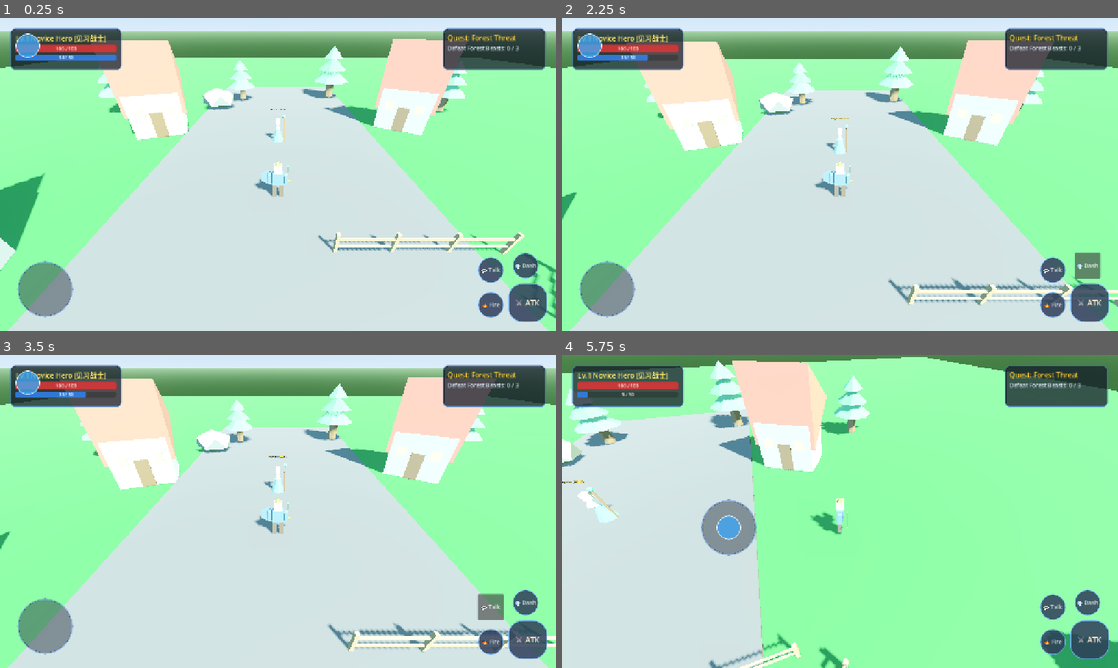
Above: before the commit, frames 1-4 (two rows, left to right).
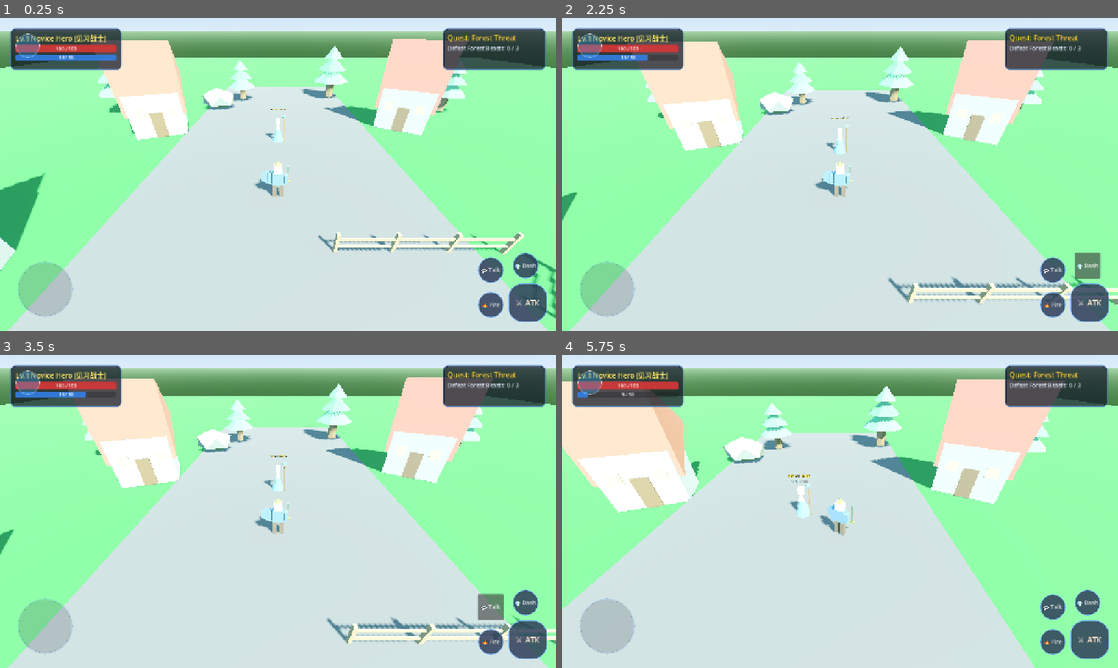
Above: after the commit, the same moments.

Repository: guns96x/anrufen-online-3d
Game: Godot game, scene res://client/scenes/world/guanlin_town.tscn
The game is run twice, just before and just after one commit, with the same random seed, the same clock (stepped at 60 frames per second) and the same inputs.
Inputs (mouse positions are in pixels of both pictures, inside the frame that each line leads up to):
- Up to frame 1 (0.25 s): no input
- Up to frame 2 (2.25 s): click "⚔ ATK" at 0.5 s; click "🔥 Fire" at 1.25 s; click "💨 Dash" at 2 s
- Up to frame 3 (3.5 s): click "💬 Talk" at 2.75 s
- Up to frame 4 (5.75 s): tap Enter at 3.5 s; move the mouse to (962, 495) at 3.52 s; hold Right (ui_right) 3.53-4.25 s; tap 1 at 3.6, 5.3 s; click (962, 495) at 3.67 s; tap Space at 3.77, 4.07, 5.1 s; tap Shift at 3.8 s; drag from (728, 527) to (812, 574) at 4.27 s; move the mouse to (895, 442) at 5.02 s; hold Right (ui_right) from 5.03 s (still down); click (895, 442) at 5.17 s

The runs differ from the first frame. In frame 1, 1.6% of the frame differs, in the area x 2-50%, y 4-96%; in frame 2, 3.4%; in frame 3, 4.9%; in frame 4, 63%, in the area x 0-100%, y 0-100%.

Commit message:
feat(android): build and sign Android APK (28.5 MB) with mobile touch controls

Diff:
--- a/client/scenes/entities/player.gd
+++ b/client/scenes/entities/player.gd
@@ -4,7 +4,7 @@
 const CombatFormulas = preload("res://shared/combat/combat_formulas.gd")
 
 @export var move_speed: float = 6.0
-@export var rotation_speed: float = 12.0
+@export var rotation_speed: float = 14.0
 @export var is_local_player: bool = true
 
 @onready var visual_root: Node3D = $Visual
@@ -38,41 +38,70 @@
 var cam_rot_v: float = -35.0 # Isometric tilt
 var cam_dist: float = 9.0
 
-# Network peer id
-var peer_id: int = 1
+# Mobile Touch Tracking
+var touches: Dictionary = {}
+var pinch_start_dist: float = 0.0
+var pinch_start_cam_dist: float = 9.0
 
 func _ready() -> void:
 	if is_local_player:
 		camera.make_current()
+		_update_camera_orbit()
 	else:
-		# Remote puppet player
 		spring_arm.queue_free()
 
 func _input(event: InputEvent) -> void:
 	if not is_local_player:
 		return
-	# Touch screen drag in right half of screen rotates camera
-	if event is InputEventScreenDrag:
-		var vp_size = get_viewport().get_visible_rect().size
-		if event.position.x > vp_size.x * 0.4:
-			cam_rot_h -= event.relative.x * 0.3
-			cam_rot_v = clampf(cam_rot_v - event.relative.y * 0.2, -65.0, -15.0)
-			_update_camera_orbit()
 
-	# Mouse drag for PC testing
-	if event is InputEventMouseMotion and Input.is_mouse_button_pressed(MOUSE_BUTTON_RIGHT):
-		cam_rot_h -= event.relative.x * 0.4
-		cam_rot_v = clampf(cam_rot_v - event.relative.y * 0.3, -65.0, -15.0)
-		_update_camera_orbit()
+	# Native Android Touch Handling
+	if event is InputEventScreenTouch:
+		if event.pressed:
+			touches[event.index] = event.position
+			if touches.size() == 2:
+				# Start pinch gesture
+				var t_keys = touches.keys()
+				pinch_start_dist = touches[t_keys[0]].distance_to(touches[t_keys[1]])
+				pinch_start_cam_dist = cam_dist
+			elif touches.size() == 1:
+				# Check if tapping to select an object in 3D world (right 55% of screen)
+				var vp_size = get_viewport().get_visible_rect().size
+				if event.position.x > vp_size.x * 0.45:
+					_raycast_target_select(event.position)
+		else:
+			touches.erase(event.index)
+			if touches.size() < 2:
+				pinch_start_dist = 0.0
 
-	# Mouse wheel zoom for PC
-	if event is InputEventMouseButton:
-		if event.button_index == MOUSE_BUTTON_WHEEL_UP:
-			cam_dist = clampf(cam_dist - 0.5, 4.0, 16.0)
-			_update_camera_orbit()
-		elif event.button_index == MOUSE_BUTTON_WHEEL_DOWN:
-			cam_dist = clampf(cam_dist + 0.5, 4.0, 16.0)
-			_update_camera_orbit()
+	elif event is InputEventScreenDrag:
+		touches[event.index] = event.position
+		if touches.size() >= 2:
+			# Pinch to Zoom
+			var t_keys = touches.keys()
+			var current_dist = touches[t_keys[0]].distance_to(touches[t_keys[1]])
+			if pinch_start_dist > 10.0:
+				var zoom_factor = pinch_start_dist / maxf(1.0, current_dist)
+				cam_dist = clampf(pinch_start_cam_dist * zoom_factor, 4.0, 16.0)
+				_update_camera_orbit()
+		elif touches.size() == 1:
+			# Single finger camera orbit (right 55% of screen)
+			var vp_size = get_viewport().get_visible_rect().size
+			if event.position.x > vp_size.x * 0.45 and event.position.y < vp_size.y * 0.85:
+				cam_rot_h -= event.relative.x * 0.35
+				cam_rot_v = clampf(cam_rot_v - event.relative.y * 0.25, -65.0, -15.0)
+				_update_camera_orbit()
+
+func _raycast_target_select(screen_pos: Vector2) -> void:
+	var from = camera.project_ray_origin(screen_pos)
+	var to = from + camera.project_ray_normal(screen_pos) * 100.0
+	var space = get_world_3d().direct_space_state
+	var query = PhysicsRayQueryParameters3D.create(from, to, 4) # Mask 4 = Monsters / NPCs
+	var result = space.intersect_ray(query)
+	if result:
+		var collider = result.collider
+		if collider is Monster or collider is NPC:
+			current_target = collider
+			print("[Player] Selected target: ", collider.name)
 
 func _update_camera_orbit() -> void:
 	if spring_arm:
@@ -86,20 +115,13 @@
 	if not is_local_player:
 		return
 
-	# Keyboard fallback for PC testing
-	var kb_x = Input.get_axis("ui_left", "ui_right")
-	var kb_y = Input.get_axis("ui_up", "ui_down")
 	var dir_2d = move_direction
-	if dir_2d.length() < 0.05 and (kb_x != 0 or kb_y != 0):
-		dir_2d = Vector2(kb_x, kb_y).normalized()
-
 	if dir_2d.length() > 0.05:
 		# Calculate camera-relative movement direction
 		var cam_yaw = deg_to_rad(cam_rot_h)
 		var forward = Vector3(sin(cam_yaw), 0, cos(cam_yaw))
 		var right = Vector3(cos(cam_yaw), 0, -sin(cam_yaw))
 
-		# Invert forward so pressing UP moves away from camera
 		var wish_dir = (-forward * dir_2d.y + right * dir_2d.x).normalized()
 
 		velocity.x = wish_dir.x * move_speed
@@ -109,12 +131,12 @@
 		var target_angle = atan2(-wish_dir.x, -wish_dir.z)
 		visual_root.rotation.y = lerp_angle(visual_root.rotation.y, target_angle, rotation_speed * delta)
 
-		# Bobbing walk animation
+		# Stylized bobbing step
 		visual_root.position.y = abs(sin(Time.get_ticks_msec() * 0.012)) * 0.12
 	else:
-		velocity.x = move_toward(velocity.x, 0, move_speed * 8.0 * delta)
-		velocity.z = move_toward(velocity.z, 0, move_speed * 8.0 * delta)
-		visual_root.position.y = move_toward(visual_root.position.y, 0, delta * 2.0)
+		velocity.x = move_toward(velocity.x, 0, move_speed * 10.0 * delta)
+		velocity.z = move_toward(velocity.z, 0, move_speed * 10.0 * delta)
+		visual_root.position.y = move_toward(visual_root.position.y, 0, delta * 3.0)
 
 	# Apply gravity
 	if not is_on_floor():
@@ -124,17 +146,12 @@
 
 	move_and_slide()
 
-	# Network sync position to other players
-	if multiplayer.has_multiplayer_peer() and multiplayer.multiplayer_peer.get_connection_status() == MultiplayerPeer.CONNECTION_CONNECTED:
-		rpc("sync_transform", global_position, visual_root.rotation.y)
+func perform_attack() -> void:
+	# If we have a target monster, orient toward it
+	if current_target and is_instance_valid(current_target):
+		var to_target = (current_target.global_position - global_position).normalized()
+		visual_root.rotation.y = atan2(-to_target.x, -to_target.z)
 
-@rpc("unreliable", "call_remote")
-func sync_transform(pos: Vector3, rot_y: float) -> void:
-	global_position = global_position.lerp(pos, 0.3)
-	if visual_root:
-		visual_root.rotation.y = rot_y
-
-func perform_attack() -> void:
 	# Sword swing visual
 	var orig_rot = visual_root.rotation.y
 	var tween = create_tween()
@@ -142,15 +159,14 @@
 	tween.tween_property(visual_root, "rotation:y", orig_rot - 0.4, 0.12)
 	tween.tween_property(visual_root, "rotation:y", orig_rot, 0.1)
 
-	# Find monster in range (melee attack: 2.5 meters in front)
-	var space_state = get_world_3d().direct_space_state
+	# Melee range check
 	var forward = -visual_root.global_transform.basis.z.normalized()
 	var attack_center = global_position + forward * 1.5 + Vector3(0, 0.5, 0)
 
 	for m in get_tree().get_nodes_in_group("monsters"):
 		if is_instance_valid(m) and m.has_method("take_damage"):
 			var dist = attack_center.distance_to(m.global_position)
-			if dist < 2.2:
+			if dist < 2.5:
 				var res = CombatFormulas.calculate_damage(stats, m.stats, 1.2, CombatFormulas.DamageType.PHY)
 				m.take_damage(res, self)
 				break
@@ -159,15 +175,13 @@
 	if stats["mp"] < 15:
 		return
 	stats["mp"] -= 15
-	# Fire burst attack
 	for m in get_tree().get_nodes_in_group("monsters"):
 		if is_instance_valid(m) and m.has_method("take_damage"):
 			var dist = global_position.distance_to(m.global_position)
-			if dist < 4.5:
+			if dist < 5.0:
 				var res = CombatFormulas.calculate_damage(stats, m.stats, 2.0, CombatFormulas.DamageType.FIRE)
 				m.take_damage(res, self)
 
 func perform_skill_2() -> void:
-	# Dash
 	var forward = -visual_root.global_transform.basis.z.normalized()
-	velocity += forward * 14.0
+	velocity += forward * 15.0
--- a/client/scenes/ui/virtual_joystick.gd
+++ b/client/scenes/ui/virtual_joystick.gd
@@ -3,11 +3,13 @@
 
 signal joystick_updated(output: Vector2)
 
-@export var max_radius: float = 64.0
-@export var deadzone: float = 0.1
+@export var max_radius: float = 75.0
+@export var deadzone: float = 0.08
+@export var is_floating: bool = true # Appears under thumb on touch
 
 var is_pressed: bool = false
 var touch_index: int = -1
+var initial_base_pos: Vector2 = Vector2.ZERO
 var center_pos: Vector2 = Vector2.ZERO
 var current_pos: Vector2 = Vector2.ZERO
 var output: Vector2 = Vector2.ZERO
@@ -16,21 +18,28 @@
 @onready var knob: Control = $Base/Knob
 
 func _ready() -> void:
+	initial_base_pos = base_circle.position
 	center_pos = base_circle.position + base_circle.size / 2.0
 	current_pos = center_pos
 	_update_knob()
+	# Semi-transparent when idle
+	base_circle.modulate = Color(1, 1, 1, 0.4)
 
 func _input(event: InputEvent) -> void:
 	if event is InputEventScreenTouch:
 		if event.pressed:
-			# Check if touch is in bottom-left screen quadrant
 			var vp_size = get_viewport_rect().size
-			if event.position.x < vp_size.x * 0.45 and event.position.y > vp_size.y * 0.4:
+			# Left 45% of the screen is joystick zone
+			if event.position.x < vp_size.x * 0.45 and event.position.y > vp_size.y * 0.25:
 				touch_index = event.index
 				is_pressed = true
-				center_pos = event.position
-				base_circle.global_position = center_pos - base_circle.size / 2.0
+				if is_floating:
+					center_pos = event.position
+					base_circle.global_position = center_pos - base_circle.size / 2.0
+				else:
+					center_pos = base_circle.global_position + base_circle.size / 2.0
 				current_pos = center_pos
+				base_circle.modulate = Color(1, 1, 1, 0.85)
 				_handle_motion(event.position)
 		elif event.index == touch_index:
 			_reset()
@@ -60,6 +69,12 @@
 	output = Vector2.ZERO
 	current_pos = center_pos
 	_update_knob()
+	base_circle.modulate = Color(1, 1, 1, 0.4)
+	if is_floating:
+		base_circle.position = initial_base_pos
+		center_pos = initial_base_pos + base_circle.size / 2.0
+		current_pos = center_pos
+		_update_knob()
 	joystick_updated.emit(Vector2.ZERO)
 
 func _update_knob() -> void:
